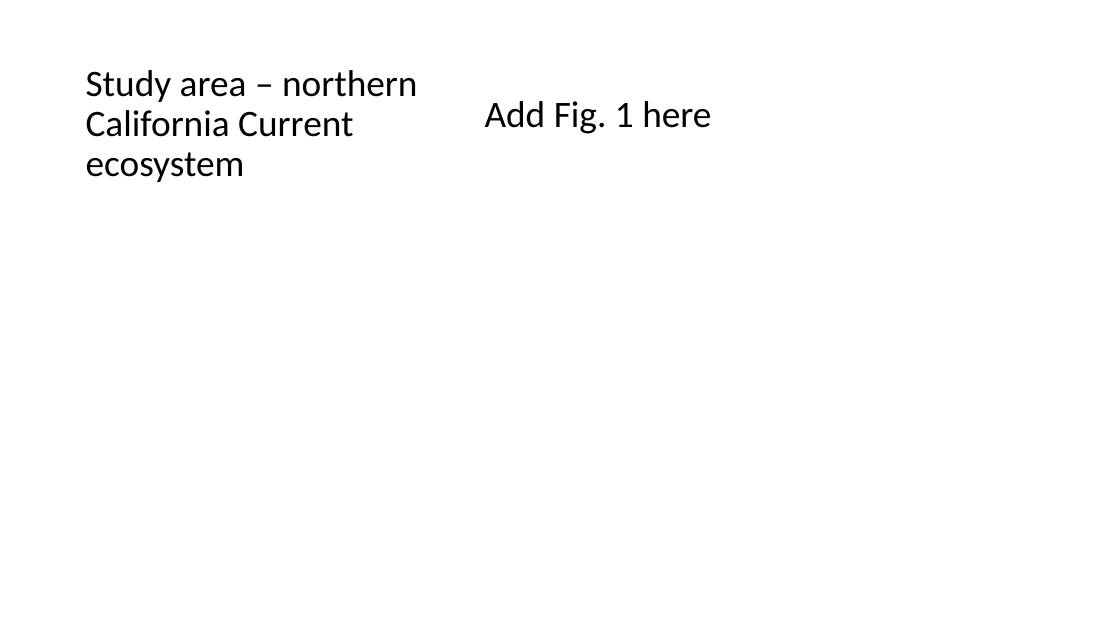
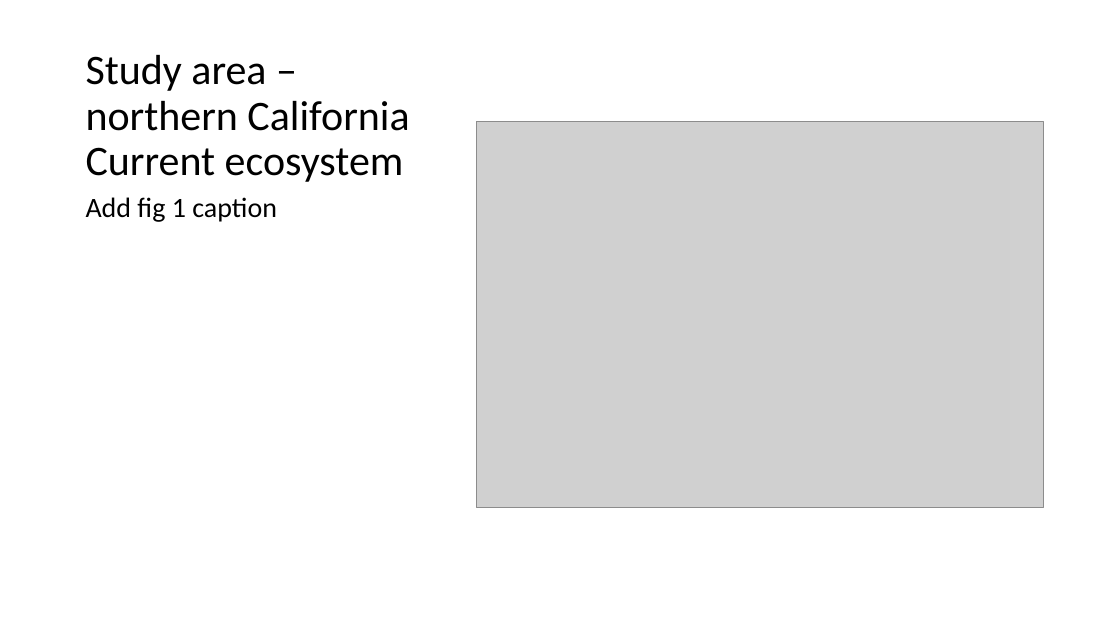
Before and after one commit to LukeABobay/larval-fish-community-analysis, a slide deck: slide 5 of PICES 2026 Presentation.pptx. Drawn at 1120x630 pixels with LibreOffice and Linux fonts; fonts in the diff are those of the drawing; grey boxes stand for pictures. Boxes give left, top, right and bottom in pixels: in the first picture for what was removed or moved away, otherwise in the second. Text is boxed around its words. In the diff, an @@ line names an element or a change of style, - is before the commit and + after.

Commit message:
Continue outlining slides and add figures

```diff
--- a/PICES 2026 Presentation.pptx
+++ b/PICES 2026 Presentation.pptx
@@ title "Study area – northern California ..." at <box>86,55,409,182</box>: size 32 to 36 pt @@
@@ picture added at <box>476,122,1044,507</box> @@
@@ text at <box>86,197,277,222</box>: text changed; size 32 to 24 pt @@
-Add Fig. 1 here
+Add fig 1 caption
```
Also in this commit, not shown: 9 other slides changed, 6 slides added.
